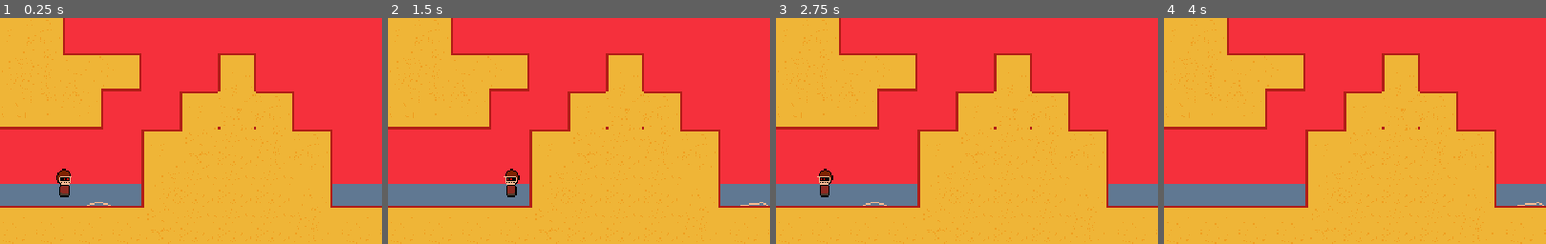
Above: before the commit, frames 1-4 (left to right).
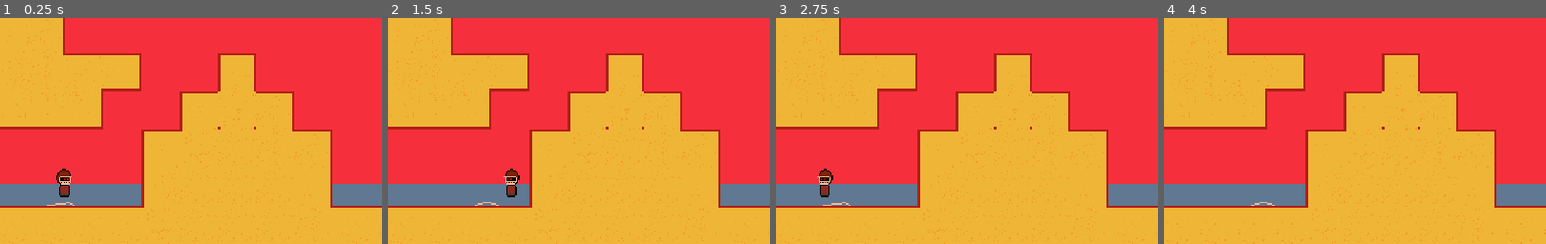
Above: after the commit, the same moments.

Repository: AdamSmif/Sportsball-Adventures
Game: Godot game, scene res://Levels/World.tscn
Same seed, same stepped clock (60 frames per second), same inputs: the game is played once before the commit and once after it. This scene is started directly instead of the project's main scene.
Inputs:
- Up to frame 1 (0.25 s): no input
- Up to frame 2 (1.5 s): hold Up (ui_up) from 0.53 s (still down); tap Space (jump) at 0.77 s
- Up to frame 3 (2.75 s): tap Space (jump) at 1.52 s; release Up (ui_up) at 2.03 s
- Up to frame 4 (4 s): hold Up (ui_up) from 2.78 s (still down); tap Space (jump) at 3.02, 3.77 s
The pictures show only the part of the screen within x 50-100%, y 46-96%; the shares and areas given below are measured in that part.

The runs differ from the first frame. In frame 1, less than 0.1% of the frame differs, in the area x 12-29%, y 81-84%; in frame 2, less than 0.1%; in frame 3, less than 0.1%; in frame 4, less than 0.1%.

Commit message:
mac os fully compatible with github

Diff:
--- a/Levels/SwimTest.tscn
+++ b/Levels/SwimTest.tscn
@@ -1,9 +1,10 @@
-[gd_scene load_steps=6 format=2]
+[gd_scene load_steps=7 format=2]
 
 [ext_resource path="res://Swimmer/Swimmer.tscn" type="PackedScene" id=1]
 [ext_resource path="res://Assets/Tiles/BeachTile.tscn" type="PackedScene" id=2]
 [ext_resource path="res://Assets/Bottle.tscn" type="PackedScene" id=3]
 [ext_resource path="res://Music/Deep Blue.wav" type="AudioStream" id=4]
+[ext_resource path="res://Assets/basket.png" type="Texture" id=5]
 [ext_resource path="res://Levels/Exit.tscn" type="PackedScene" id=6]
 
 [node name="SwimWorld" type="Node2D"]
@@ -56,3 +57,7 @@
 [node name="Exit" parent="." instance=ExtResource( 6 )]
 position = Vector2( -258.512, 291.031 )
 world_scene = "res://Levels/HubTest.tscn"
+
+[node name="basket" type="Sprite" parent="."]
+position = Vector2( -259.459, 282.54 )
+texture = ExtResource( 5 )
--- a/Levels/VillageDemo.tscn
+++ b/Levels/VillageDemo.tscn
@@ -21,9 +21,10 @@
 [ext_resource path="res://Assets/galaxy+X.tga" type="Texture" id=19]
 [ext_resource path="res://Assets/clouds.png" type="Texture" id=20]
 [ext_resource path="res://Music/villagedemo.wav" type="AudioStream" id=21]
-[ext_resource path="res://Music/Goodnight Mom & Dad.wav" type="AudioStream" id=22]
+[ext_resource path="res://Music/Goodnight Mom _ Dad.wav" type="AudioStream" id=22]
 [ext_resource path="res://Enemies+Allies/Vern Avocado/VernAcovado.tscn" type="PackedScene" id=23]
 [ext_resource path="res://Assets/golflag.png" type="Texture" id=24]
+[ext_resource path="res://Assets/basket.png" type="Texture" id=25]
 
 [node name="VillageDemo" type="Node2D"]
 modulate = Color( 0.686275, 0.317647, 0.552941, 1 )
@@ -307,21 +308,29 @@
 position = Vector2( -199.104, -444.429 )
 stream = ExtResource( 21 )
 volume_db = 5.149
+autoplay = true
 max_distance = 800.0
 
 [node name="Village Theme2" type="AudioStreamPlayer2D" parent="."]
 position = Vector2( 806.555, -454.832 )
 stream = ExtResource( 21 )
 volume_db = 5.149
+autoplay = true
 max_distance = 800.0
 
 [node name="Village Theme3" type="AudioStreamPlayer2D" parent="."]
 position = Vector2( -920.405, -456.566 )
 stream = ExtResource( 21 )
 volume_db = 5.149
+autoplay = true
 max_distance = 800.0
 
 [node name="Night Theme" type="AudioStreamPlayer2D" parent="."]
 position = Vector2( -122.187, -1376.09 )
 stream = ExtResource( 22 )
+autoplay = true
 max_distance = 300.0
+
+[node name="basket" type="Sprite" parent="Night Theme"]
+position = Vector2( 1360.59, 941.086 )
+texture = ExtResource( 25 )
--- a/Levels/World.tscn
+++ b/Levels/World.tscn
@@ -7,6 +7,7 @@
 [ext_resource path="res://Assets/Dumbell.tscn" type="PackedScene" id=5]
 [ext_resource path="res://Assets/Hoop.tscn" type="PackedScene" id=6]
 [ext_resource path="res://Assets/Tiles/BeachTile.tscn" type="PackedScene" id=7]
+[ext_resource path="res://Music/Holidayz2.wav" type="AudioStream" id=8]
 [ext_resource path="res://Assets/Timer.gd" type="Script" id=9]
 [ext_resource path="res://Assets/beach.png" type="Texture" id=10]
 [ext_resource path="res://Assets/Basketball.tscn" type="PackedScene" id=11]
@@ -45,27 +46,30 @@
 
 [node name="Ocean" parent="." instance=ExtResource( 25 )]
 position = Vector2( 303.263, 526.705 )
+frame = 2
 
 [node name="Ocean2" parent="." instance=ExtResource( 25 )]
 position = Vector2( 559.074, 526.523 )
-frame = 2
+frame = 1
 
 [node name="Ocean3" parent="." instance=ExtResource( 25 )]
 position = Vector2( 812.435, 526.523 )
-frame = 1
 
 [node name="Ocean7" parent="." instance=ExtResource( 25 )]
 position = Vector2( 1069.43, 526.523 )
+frame = 2
 
 [node name="Ocean4" parent="." instance=ExtResource( 25 )]
 position = Vector2( 47.0103, 527.286 )
+frame = 2
 
 [node name="Ocean5" parent="." instance=ExtResource( 25 )]
 position = Vector2( -281.99, 527.286 )
+frame = 2
 
 [node name="Ocean6" parent="." instance=ExtResource( 25 )]
 position = Vector2( -537.99, 527.286 )
-frame = 2
+frame = 1
 
 [node name="Sky" type="Sprite" parent="."]
 show_behind_parent = true
@@ -249,6 +253,7 @@
 [node name="Music" type="AudioStreamPlayer2D" parent="."]
 position = Vector2( 352, 512 )
 scale = Vector2( 10, 10 )
+stream = ExtResource( 8 )
 autoplay = true
 
 [node name="Soccer" parent="." instance=ExtResource( 18 )]
@@ -259,12 +264,12 @@
 position = Vector2( 356.608, 544.158 )
 
 [node name="RichTextLabel" type="RichTextLabel" parent="."]
-margin_left = 2178.88
-margin_top = 382.041
-margin_right = 2279.88
-margin_bottom = 405.041
+margin_left = 2456.33
+margin_top = 372.743
+margin_right = 2583.33
+margin_bottom = 402.743
 custom_colors/default_color = Color( 0, 0, 0, 1 )
-text = "First Digit Is 1"
+text = "Hit The Net To Proceed"
 __meta__ = {
 "_edit_use_anchors_": false
 }
Not shown: 1 places in Levels/VillageDemo.tscn that only renumber resources
Not shown: 1 places in Levels/World.tscn that only renumber resources
